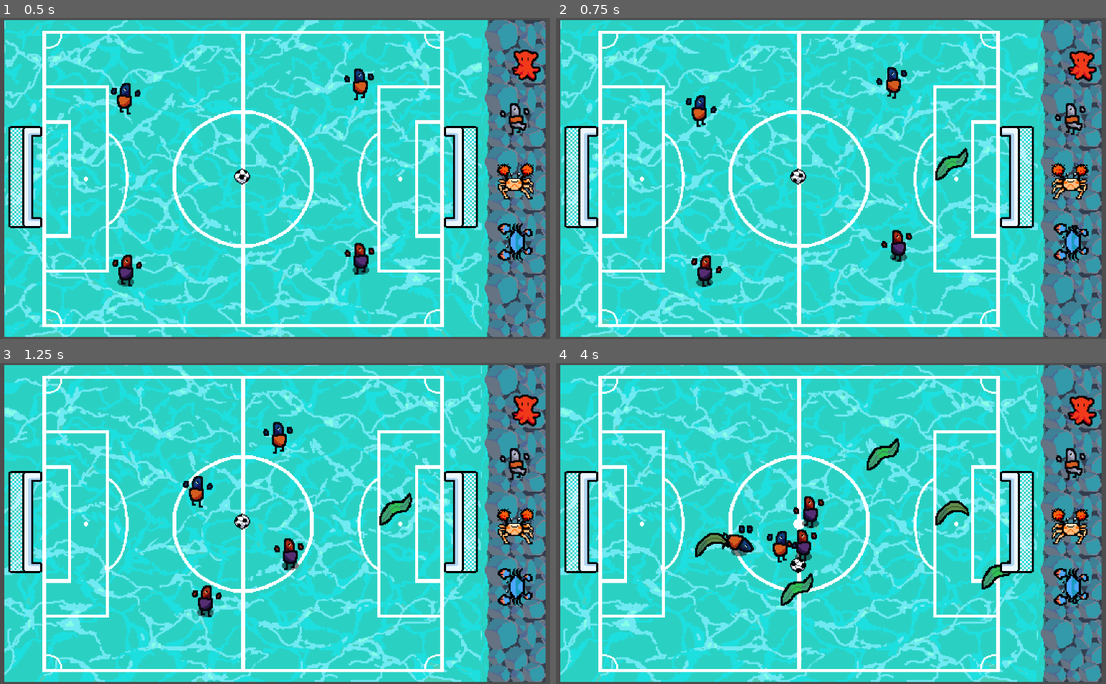
Above: before the commit, frames 1-4 (two rows, left to right).
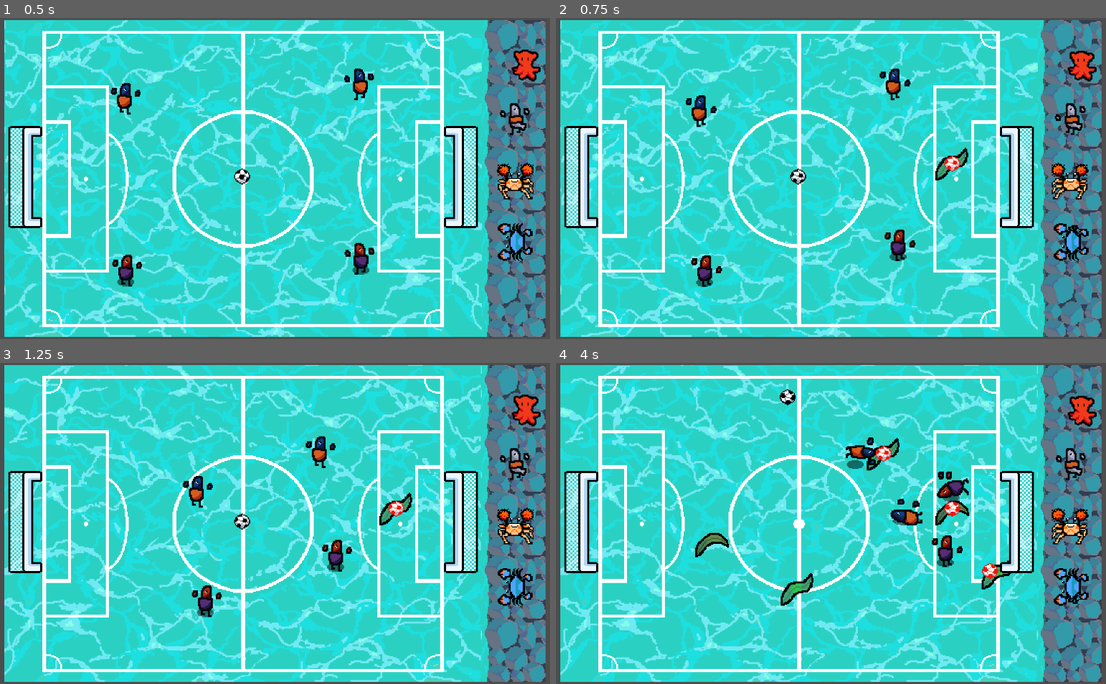
Above: after the commit, the same moments.

Repository: pavenpaven/fishsoccer
Game: Godot game, scene res://Scenes/field.tscn
The game is run twice, just before and just after one commit, with the same random seed, the same clock (stepped at 60 frames per second) and the same inputs.
Inputs (mouse positions are in pixels of both pictures, inside the frame that each line leads up to):
- Up to frame 1 (0.5 s): no input
- Up to frame 2 (0.75 s): tap Enter at 0.5 s; move the mouse to (952, 162) at 0.52 s; tap F at 0.6 s; click (952, 162) at 0.67 s
- Up to frame 3 (1.25 s): no input
- Up to frame 4 (4 s): drag from (710, 539) to (979, 523) at 1.27 s; move the mouse to (886, 452) at 2.02 s; tap F at 2.1, 3.6 s; click (886, 452) at 2.17 s; drag from (798, 587) to (616, 520) at 2.77 s; move the mouse to (996, 571) at 3.52 s; click (996, 571) at 3.67 s

Frame 1 is identical in both runs. In frame 2, 0.6% of the frame differs, in the area x 58-74%, y 15-76%; in frame 3, 1.2%; in frame 4, 2.9%, in the area x 30-81%, y 8-68%.
Error before the commit: Invalid call. Nonexistent function 'seagrassed' in base 'StaticBody2D (goal.gd)'. (res://Scripts/seagrass.gd:9)
Error after the commit: Invalid call. Nonexistent function 'seagrassed' in base 'StaticBody2D'. (res://Scripts/seagrass.gd:9)

Commit message:
mario initial

Diff:
--- a/Scenes/field.tscn
+++ b/Scenes/field.tscn
@@ -270,6 +270,7 @@
 [node name="AudioStreamPlayer" type="AudioStreamPlayer" parent="."]
 stream = ExtResource("10_cryvv")
 autoplay = true
+bus = &"Music"
 
 [node name="Goal" parent="." instance=ExtResource("11_he1kn")]
 position = Vector2(477, 166)
--- a/Scripts/field.gd
+++ b/Scripts/field.gd
@@ -9,3 +9,29 @@
 			instance.position = (event.position + Vector2(65,10)) / 2
 			print(instance.position)
 			print("added instance")
+	if event is InputEventKey:
+		if event.keycode == KEY_F and event.pressed:
+			var pos  = get_viewport().get_mouse_position()
+			var scene = load("res://Scenes/ball.tscn")
+			var instance = scene.instantiate()
+			add_child(instance)
+			instance.position = (pos + Vector2(65,10)) / 2
+			instance.is_fake = true
+			instance.get_node("AnimatedSprite2D").animation = "decoy"
+
+
+func reload():
+	var balls = Globals.balls
+	Globals.balls = []
+	for i in balls:
+		if not i.is_fake:
+			Globals.balls.append(i)
+			i.position = Vector2(280, 160)
+			i.velocity = Vector2(0,0)
+
+func _on_purple_goal_goal() -> void:
+	reload()
+
+
+func _on_orange_goal_goal() -> void:
+	reload()
